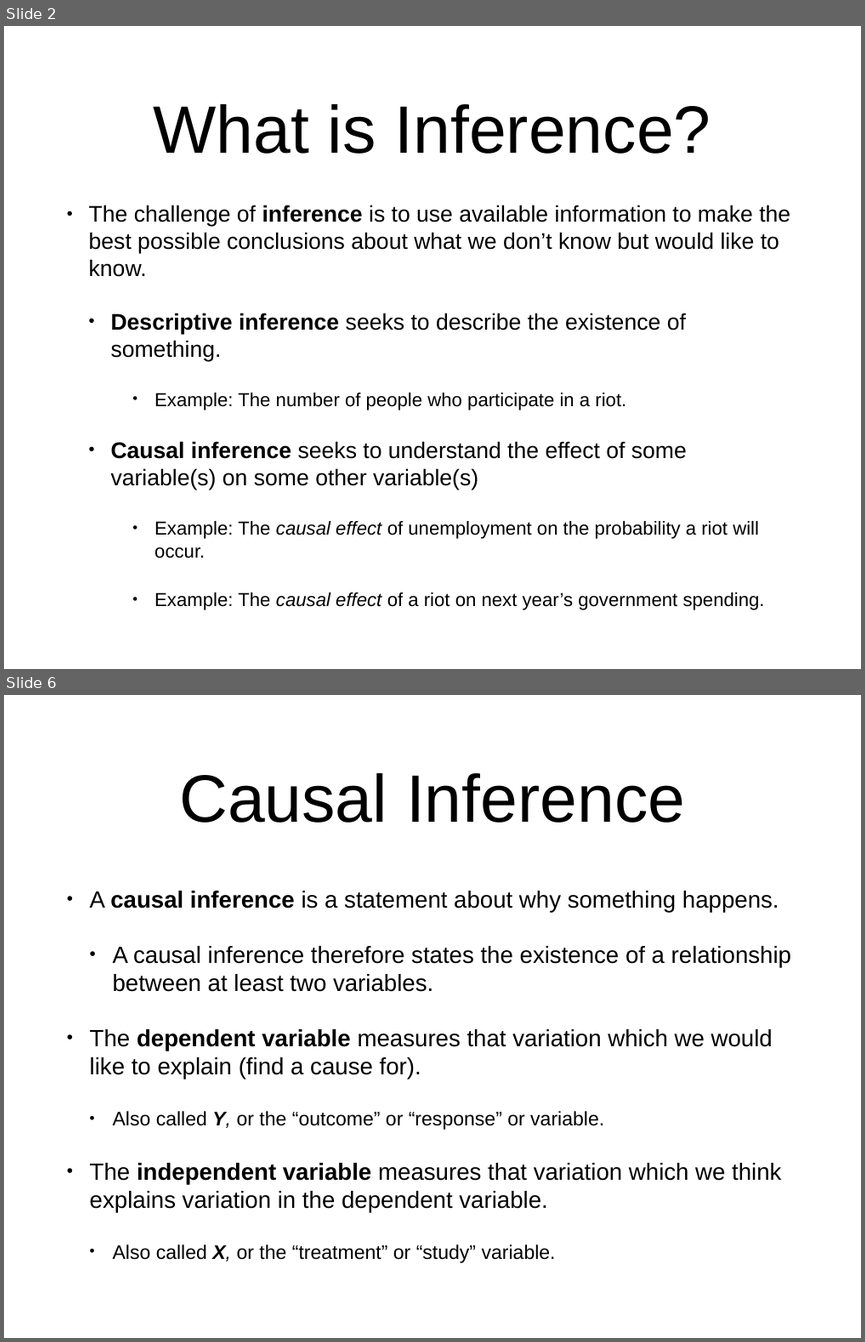
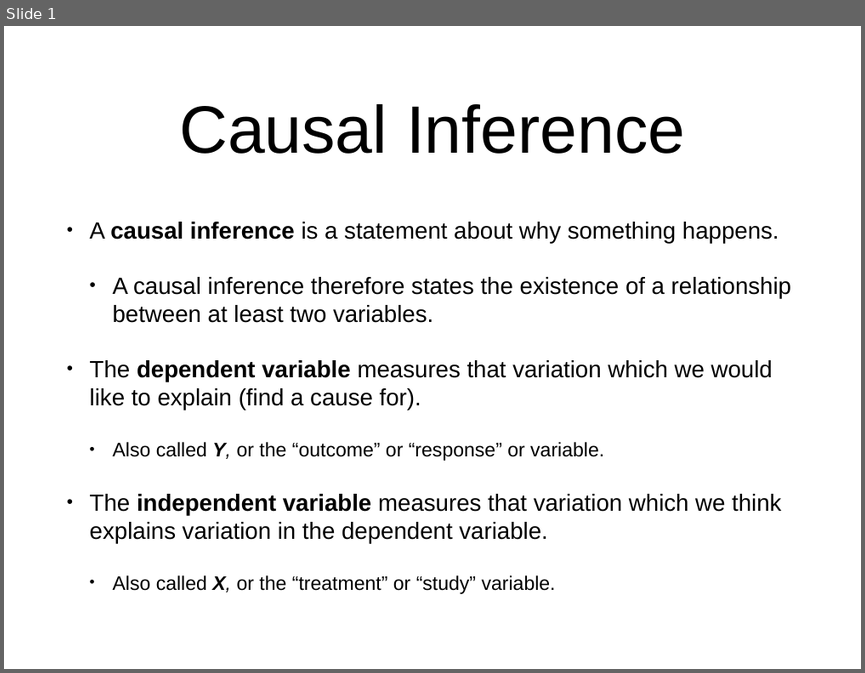
Before and after one commit to jmrphy/political_inquiry, a slide deck: materials/challenge_of_inference/challenge_of_inference.pptx. Shown one above the other, each under a label of ours: slides 2 and 6 before the commit, slide 1 after it; the slides between them are not shown. The pictures are 865x1342 and 865x673 pixels, drawn with LibreOffice and Linux fonts; fonts in the diff are those of the drawing. Boxes give left, top, right and bottom in pixels: in the first picture for what was removed or moved away, otherwise in the second. Text is boxed around its words. In the diff, an @@ line names an element or a change of style, - is before the commit and + after.

Commit message:
added causality readings

```diff
--- a/materials/challenge_of_inference/challenge_of_inference.pptx
+++ b/materials/challenge_of_inference/challenge_of_inference.pptx
@@ slide 2 removed at (4, 26, 861, 669), background #FFFFFF @@
@@ title removed at (154, 104, 711, 154) @@
-What is Inference?
@@ text removed at (89, 204, 790, 610) @@
-• The challenge of inference is to use available information to make the best possible conclusions about what we don’t know but would like to know.
-  • Descriptive inference seeks to describe the existence of something.
-      • Example: The number of people who participate in a riot.
-  • Causal inference seeks to understand the effect of some variable(s) on some other variable(s)
-      • Example: The causal effect of unemployment on the probability a riot will occur.
-      • Example: The causal effect of a riot on next year’s government spending.
@@ what was slide 6 is now slide 1 @@
```
Also in this commit, not shown: 4 other slides removed, 17 other files.
